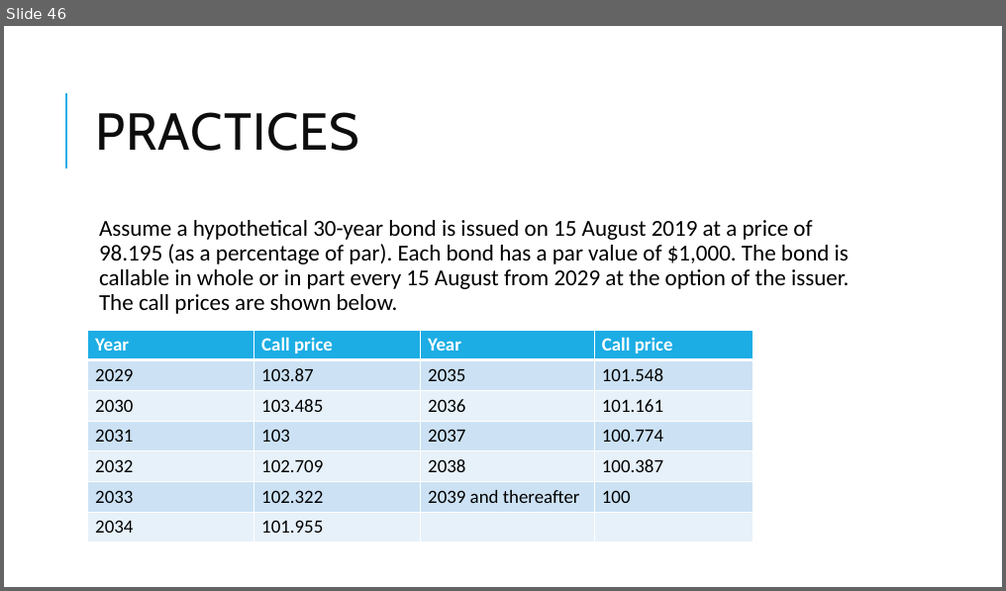
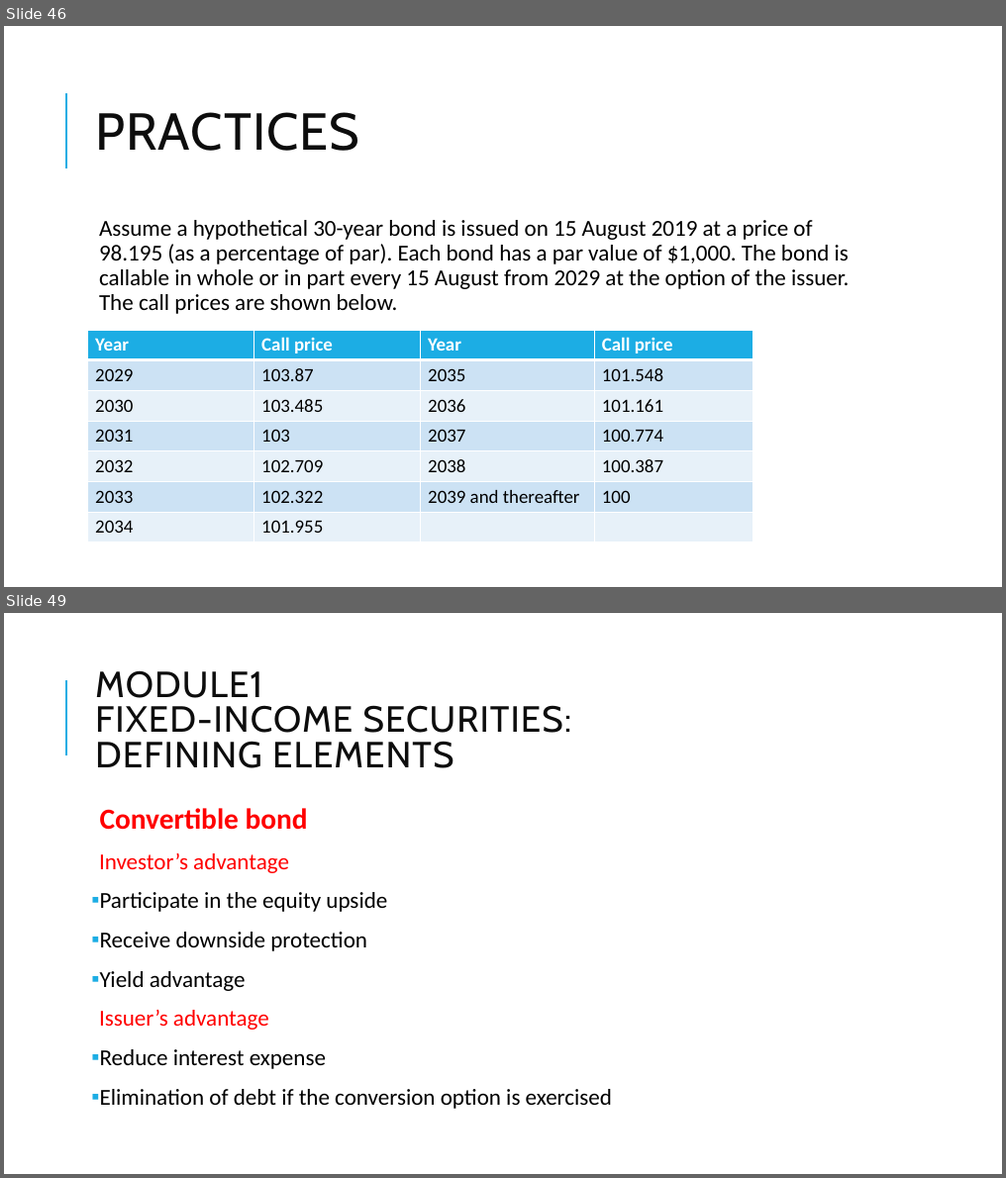
Before and after one commit to Isco0530/data, a slide deck: Fixed Income.pptx. Shown one above the other, each under a label of ours: slide 46 before the commit, slides 46 and 49 after it; the slides between them are not shown. The pictures are 1006x591 and 1006x1178 pixels, drawn with LibreOffice and Linux fonts; fonts in the diff are those of the drawing. Boxes give left, top, right and bottom in pixels: in the first picture for what was removed or moved away, otherwise in the second. Text is boxed around its words. In the diff, an @@ line names an element or a change of style, - is before the commit and + after.

```diff
--- a/Fixed Income.pptx
+++ b/Fixed Income.pptx
@@ slide 49 added at <box>4,613,1002,1174</box>, background #FFFFFF; not listed: 1 template element that a slide beside it also shows @@
@@ title added at <box>95,670,572,768</box>, 35 pt, text #0D0D0D @@
+MODULE1
+FIXED-INCOME SECURITIES:
+DEFINING ELEMENTS
@@ text added at <box>99,808,612,1109</box>, 22 pt, text #000000 @@
+  Convertible bond
+  Investor’s advantage
+▪ Participate in the equity upside
+▪ Receive downside protection
+▪ Yield advantage
+  Issuer’s advantage
+▪ Reduce interest expense
+▪ Elimination of debt if the conversion option is exercised
```
Also in this commit, not shown: 1 slide changed, 4 other slides added.
